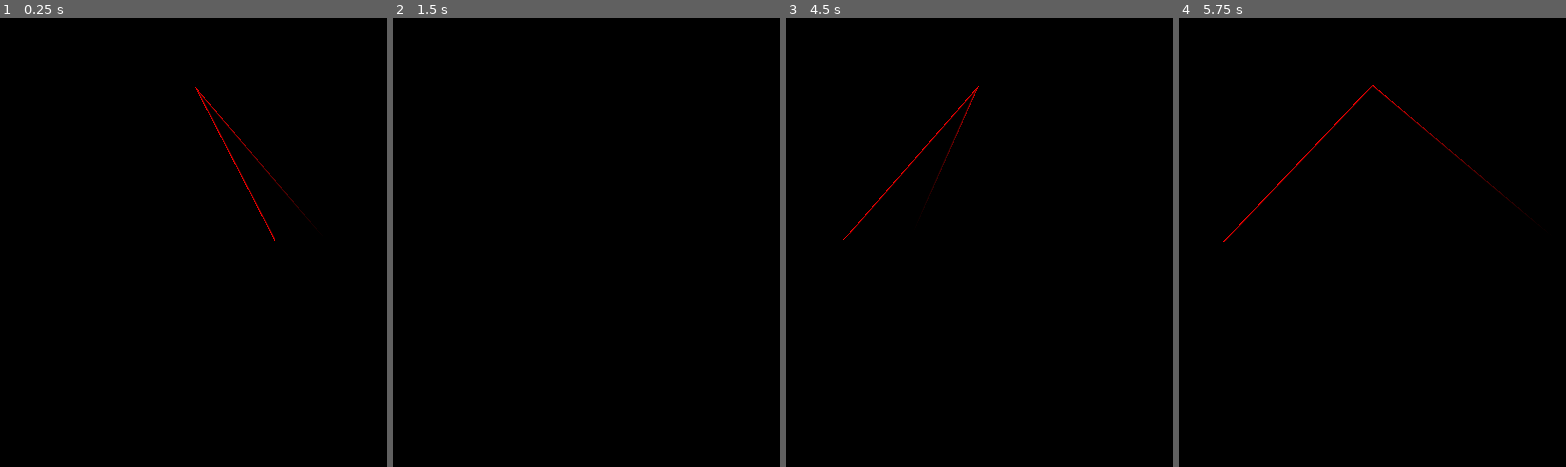
Above: before the commit, frames 1-4 (left to right).
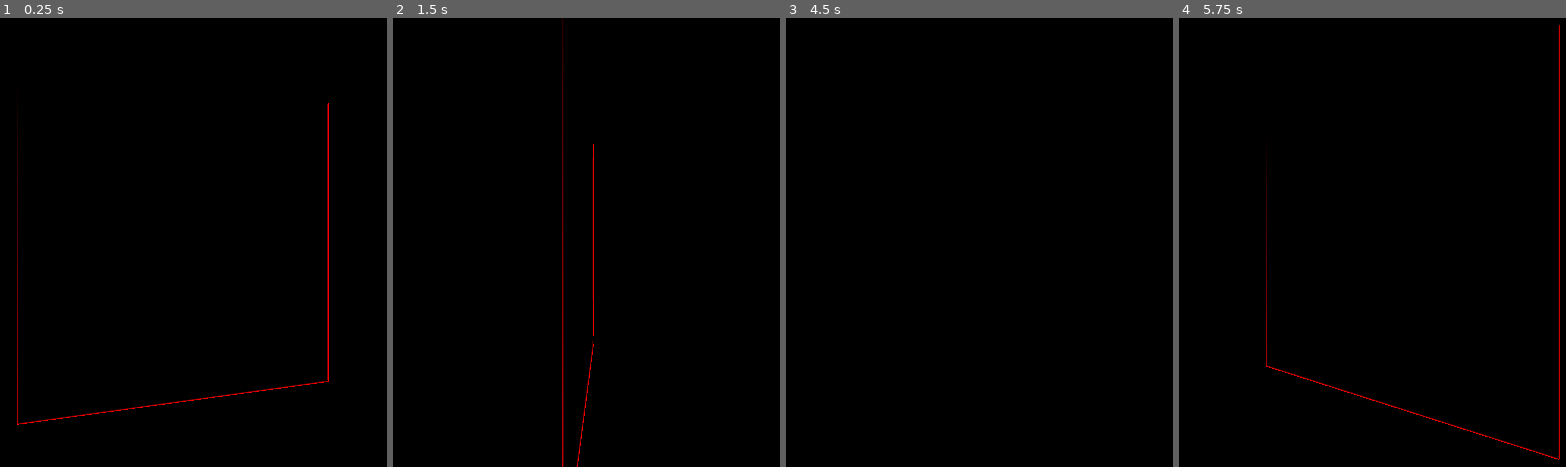
Above: after the commit, the same moments.

Repository: vmedea/godot-experiments
Game: Godot game, scene res://node_3d.tscn
Same seed, same stepped clock (60 frames per second), same inputs: the game is played once before the commit and once after it.
Inputs:
- Up to frame 1 (0.25 s): no input
- Up to frame 2 (1.5 s): no input
- Up to frame 3 (4.5 s): tap Enter at 2, 3.5 s; tap Space at 2.75, 4.25 s
- Up to frame 4 (5.75 s): no input

The runs differ from the first frame. In frame 1, 1.1% of the frame differs, in the area x 4-86%, y 15-91%; in frame 2, 0.8%; in frame 3, 0.3%; in frame 4, 1.2%, in the area x 11-99%, y 1-99%.

Commit message:
quad

Diff:
--- a/wireframe/mesh_instance_3d.gd
+++ b/wireframe/mesh_instance_3d.gd
@@ -3,16 +3,30 @@
 
 func _ready() -> void:
 	var vertices := PackedVector3Array()
-	vertices.push_back(Vector3(0, 1, 0))
-	vertices.push_back(Vector3(1, 0, 0))
-	vertices.push_back(Vector3(0, 0, 1))
+	vertices.push_back(Vector3(-1, -1, 0))
+	vertices.push_back(Vector3(-1, 1, 0))
+	vertices.push_back(Vector3(1, -1, 0))
+
+	vertices.push_back(Vector3(1, -1, 0))
+	vertices.push_back(Vector3(-1, 1, 0))
+	vertices.push_back(Vector3(1, 1, 0))
+
 
 	var color0 := PackedByteArray()
 	color0.append_array(PackedByteArray([255, 0, 0, 255]))
 	color0.append_array(PackedByteArray([0, 255, 0, 255]))
+	color0.append_array(PackedByteArray([0, 0, 0, 255]))
+
+	color0.append_array(PackedByteArray([255, 0, 0, 255]))
+	color0.append_array(PackedByteArray([0, 0, 0, 255]))
 	color0.append_array(PackedByteArray([0, 0, 255, 255]))
+
 	var color1 := PackedByteArray()
 	color1.append_array(PackedByteArray([255, 255, 0, 255]))
+	color1.append_array(PackedByteArray([0, 0, 0, 255]))
+	color1.append_array(PackedByteArray([255, 0, 255, 255]))
+
+	color1.append_array(PackedByteArray([0, 0, 0, 255]))
 	color1.append_array(PackedByteArray([0, 255, 255, 255]))
 	color1.append_array(PackedByteArray([255, 0, 255, 255]))
 
